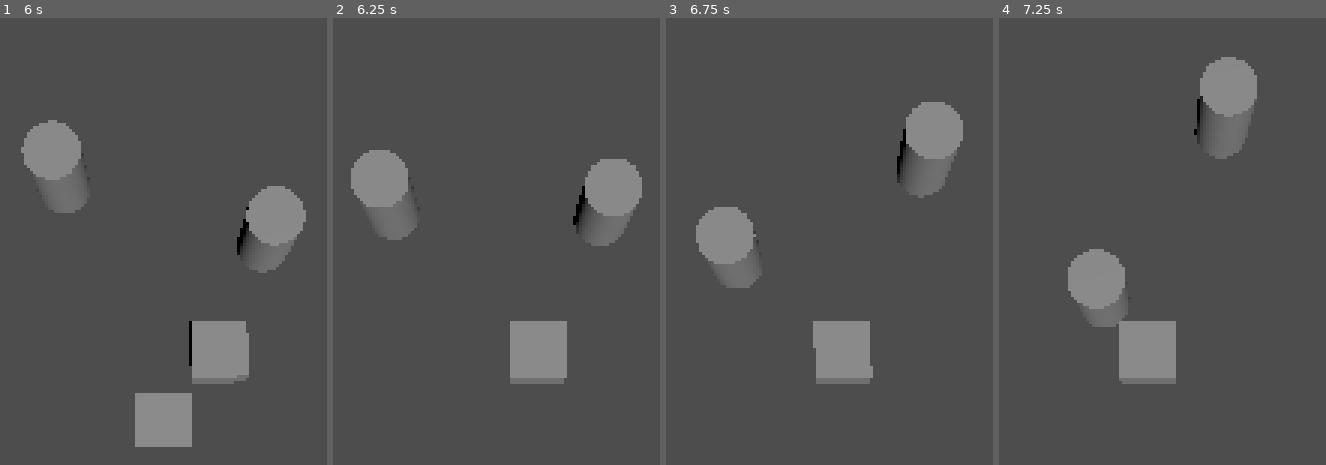
Above: before the commit, frames 1-4 (left to right).
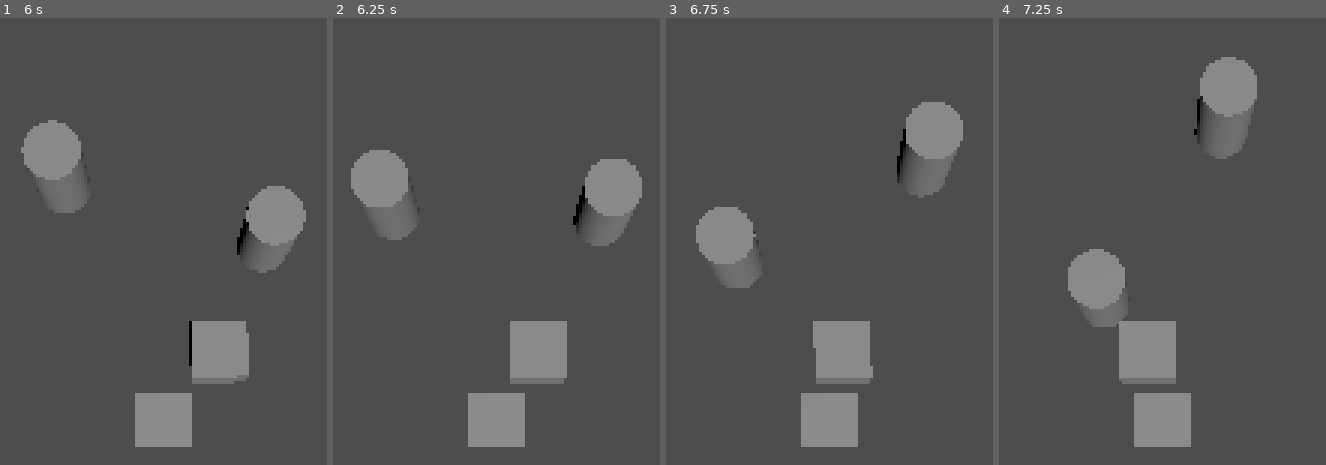
Above: after the commit, the same moments.

Repository: Raftatul/game-jam-behavior-2025
Game: Godot game, scene res://src/levels/vivian_room.tscn
Two runs of this game, one before a commit and one after it. Both use one fixed random seed, a clock stepped at 60 frames per second and the inputs below. This scene is started directly instead of the project's main scene.
Inputs:
- Up to frame 1 (6 s): tap Enter (ui_accept) at 0.5, 0.77, 1.52, 3.02, 3.77, 4.52 s; hold Right (ui_right) 0.53-1.28 s; tap E (switch_camera) every 0.75 s from 0.6 to 5.85 s; hold Left (ui_left) 1.28-2.03 s; hold Right (ui_right) 2.03-3.53 s; hold Left (ui_left) 3.53-5.78 s; hold Right (ui_right) from 5.78 s (still down)
- Up to frame 2 (6.25 s): keep holding Right (ui_right); tap Enter (ui_accept) at 6.02 s
- Up to frame 3 (6.75 s): keep holding Right (ui_right); tap E (switch_camera) at 6.6 s
- Up to frame 4 (7.25 s): keep holding Right (ui_right); tap Enter (ui_accept) at 6.77 s

Frame 1 is identical in both runs. In frame 2, 2.1% of the frame differs, in the area x 41-59%, y 83-96%; in frame 3, 2.1%; in frame 4, 2.1%.

Commit message:
Seperated logic

Diff:
--- a/game-jam-behavior-2025/src/ldos/SwitchingMesh.tscn
+++ b/game-jam-behavior-2025/src/ldos/SwitchingMesh.tscn
@@ -1,23 +1,14 @@
-[gd_scene load_steps=4 format=3 uid="uid://deew70tfogvw5"]
+[gd_scene load_steps=3 format=3 uid="uid://deew70tfogvw5"]
 
-[ext_resource type="Script" uid="uid://b3r02lyabad4v" path="res://src/ldos/swichable_object.gd" id="1_msfys"]
-
-[sub_resource type="BoxShape3D" id="BoxShape3D_x4ahr"]
-size = Vector3(1, 1, 0.2)
+[ext_resource type="PackedScene" uid="uid://cuxkeeygt4rw1" path="res://src/ldos/switchable_collision.tscn" id="1_msfys"]
 
 [sub_resource type="BoxMesh" id="BoxMesh_x4ahr"]
 size = Vector3(1, 1, 0.2)
 
 [node name="SwitchingMesh" type="AnimatableBody3D"]
 
-[node name="CollisionShape3D" type="CollisionShape3D" parent="." node_paths=PackedStringArray("toggle_meshes")]
-shape = SubResource("BoxShape3D_x4ahr")
-script = ExtResource("1_msfys")
-toggle_meshes = NodePath("../MeshInstance3D")
-
-[node name="Timer" type="Timer" parent="CollisionShape3D"]
-autostart = true
+[node name="SwitchableCollisionShape3D" parent="." instance=ExtResource("1_msfys")]
 
 [node name="MeshInstance3D" type="MeshInstance3D" parent="."]
 mesh = SubResource("BoxMesh_x4ahr")
-skeleton = NodePath("../CollisionShape3D")
+skeleton = NodePath("../SwitchableCollisionShape3D")
--- /dev/null
+++ b/game-jam-behavior-2025/src/ldos/switchable_collision.tscn
@@ -0,0 +1,14 @@
+[gd_scene load_steps=3 format=3 uid="uid://cuxkeeygt4rw1"]
+
+[ext_resource type="Script" uid="uid://b3r02lyabad4v" path="res://src/ldos/swichable_object.gd" id="1_vdwqp"]
+
+[sub_resource type="BoxShape3D" id="BoxShape3D_x4ahr"]
+size = Vector3(1, 1, 0.2)
+
+[node name="SwitchableCollisionShape3D" type="CollisionShape3D" node_paths=PackedStringArray("toggle_meshes")]
+shape = SubResource("BoxShape3D_x4ahr")
+script = ExtResource("1_vdwqp")
+toggle_meshes = NodePath("")
+
+[node name="Timer" type="Timer" parent="."]
+autostart = true
